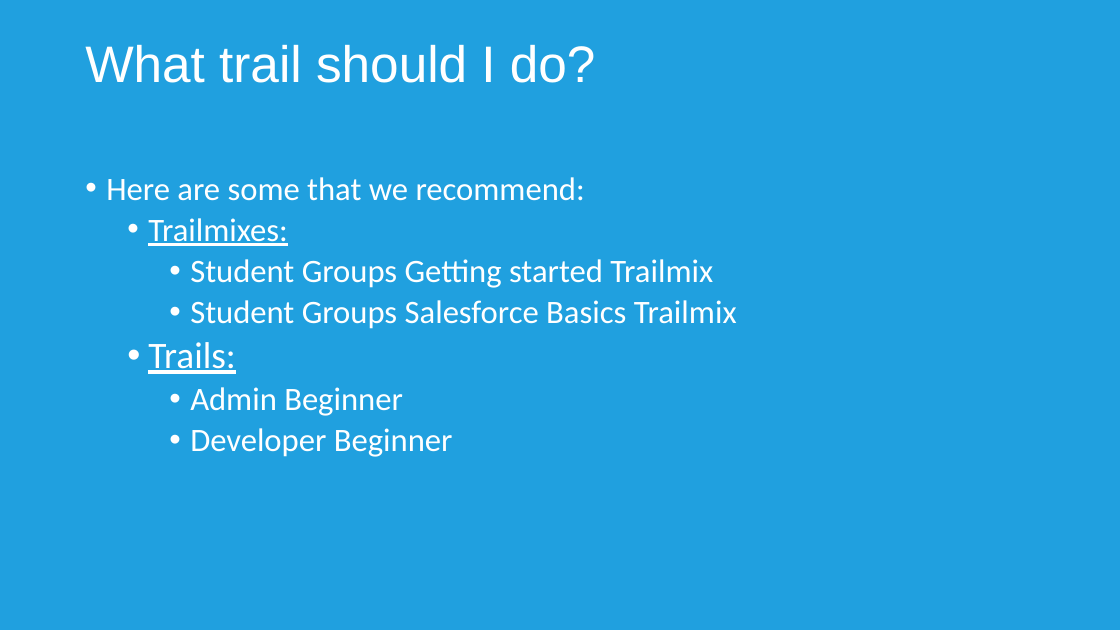
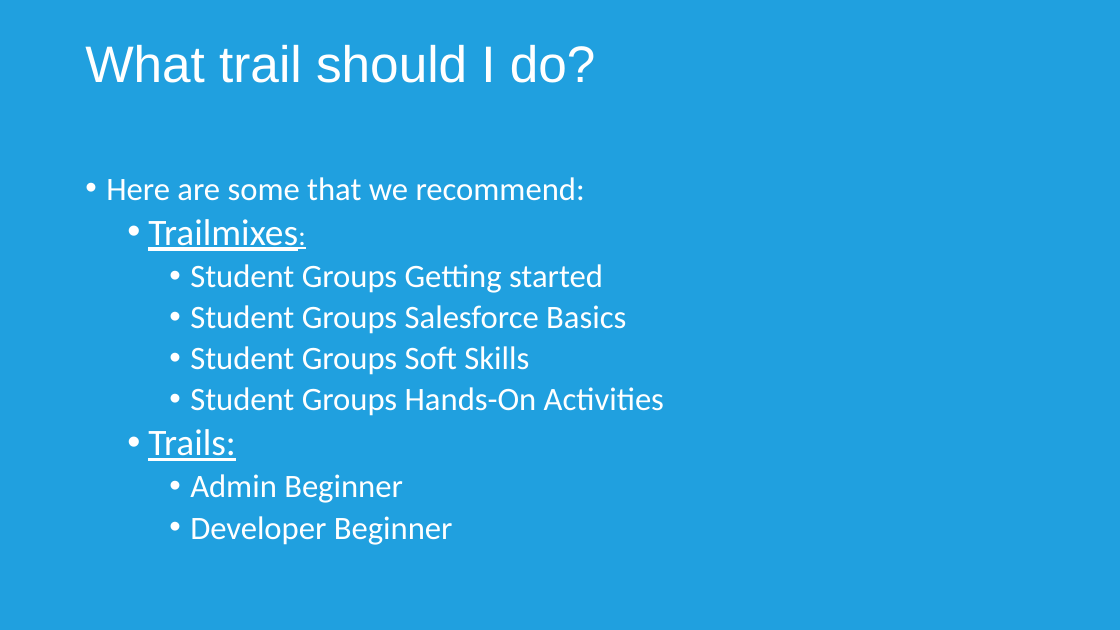
Before and after one commit to UTC-Reading-Salesforce-Student-Group/Salesforce-Introduction-Session, a slide deck: slide 5 of Documents/Salesforce Intro.pptx. Drawn at 1120x630 pixels with LibreOffice and Linux fonts; fonts in the diff are those of the drawing; background and template pictures are left out. Boxes give left, top, right and bottom in pixels: in the first picture for what was removed or moved away, otherwise in the second. Text is boxed around its words. In the diff, an @@ line names an element or a change of style, - is before the commit and + after.

```diff
--- a/Documents/Salesforce Intro.pptx
+++ b/Documents/Salesforce Intro.pptx
@@ text at [148,219,298,251]: size 28 to 32 pt, size 28 to 24 pt in "Trailmixes:" @@
@@ text at [190,264,664,416]: text changed @@
-    • Student Groups Getting started Trailmix
-    • Student Groups Salesforce Basics Trailmix
+    • Student Groups Getting started
+    • Student Groups Salesforce Basics
+    • Student Groups Soft Skills
+    • Student Groups Hands-On Activities
```
Also in this commit, not shown: 6 other slides changed, 2 slides added, 1 slide removed.
